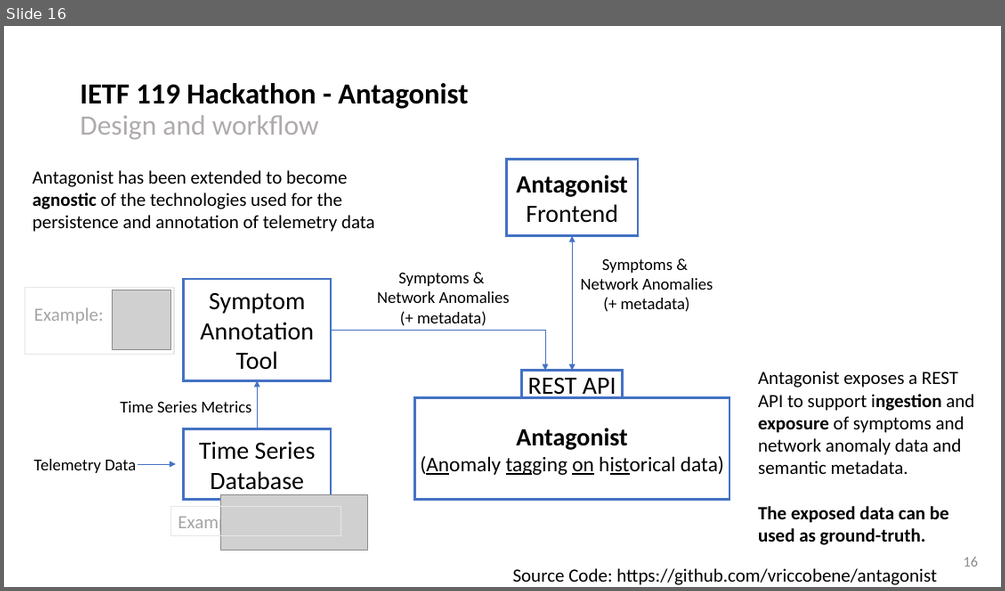
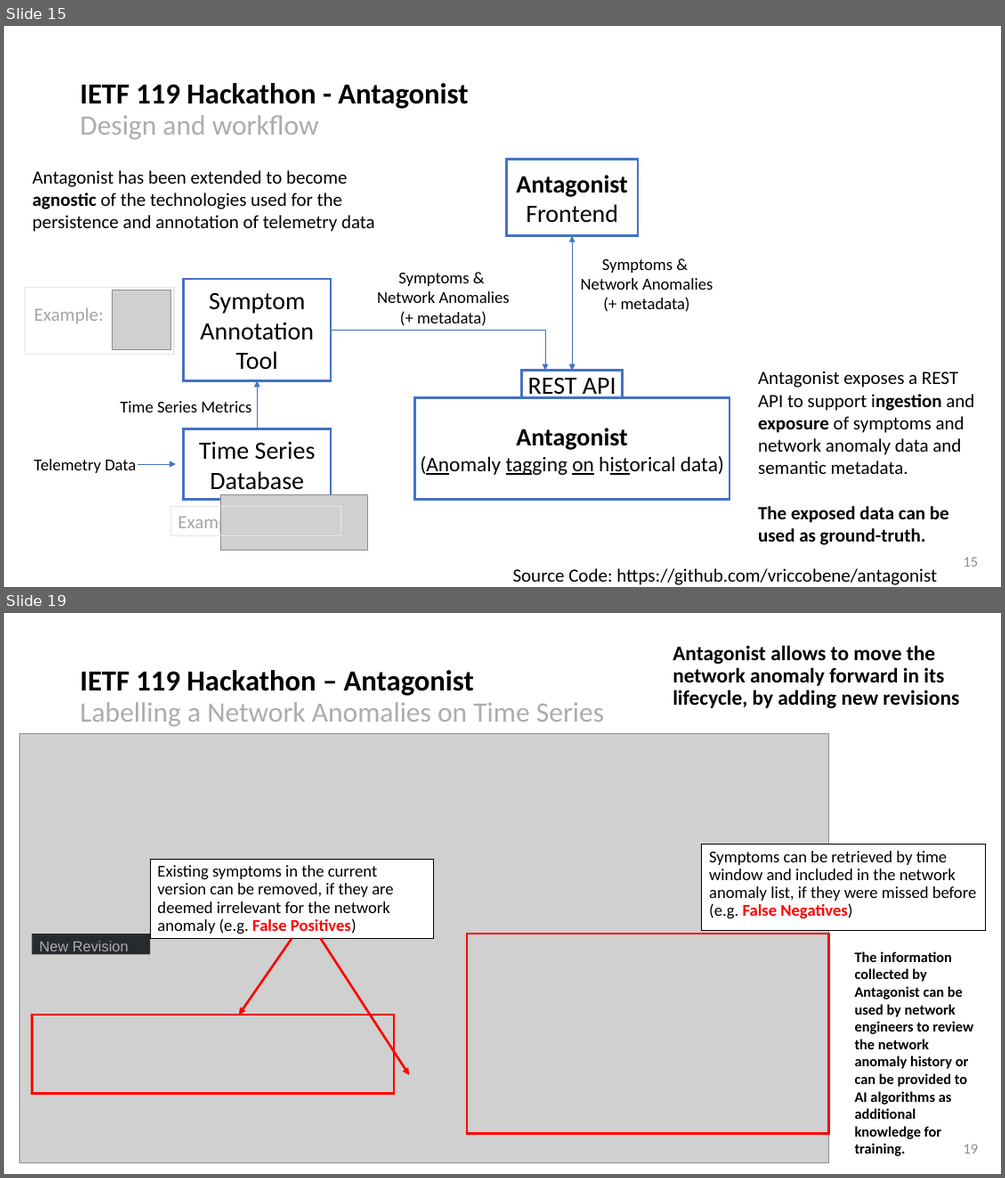
Before and after one commit to network-analytics/ietf-network-analytics-document-status, a slide deck: 119/NMOP/draft-netana-nmop-network-anomaly-semantics-and-lifecycle.pptx. Shown one above the other, each under a label of ours: slide 16 before the commit, slides 15 and 19 after it; the slides between them are not shown. The pictures are 1005x591 and 1005x1178 pixels, drawn with LibreOffice and Linux fonts; fonts in the diff are those of the drawing; grey boxes stand for pictures. Boxes give left, top, right and bottom in pixels: in the first picture for what was removed or moved away, otherwise in the second. Text is boxed around its words. In the diff, an @@ line names an element or a change of style, - is before the commit and + after.

```diff
--- a/119/NMOP/draft-netana-nmop-network-anomaly-semantics-and-lifecycle.pptx
+++ b/119/NMOP/draft-netana-nmop-network-anomaly-semantics-and-lifecycle.pptx
@@ slide 19 added at box(4, 613, 1001, 1174), background #FFFFFF @@
@@ text added at box(672, 645, 959, 708), 20 pt, text #000000, bold @@
+Antagonist allows to move the network anomaly forward in its lifecycle, by adding new revisions
@@ title added at box(80, 670, 604, 726), 27 pt, text #AFABAB @@
+IETF 119 Hackathon – Antagonist
+Labelling a Network Anomalies on Time Series
@@ picture added at box(20, 734, 830, 1163) @@
@@ rectangle added at box(702, 844, 985, 930), fill #FFFFFF, outline #000000 0.75 pt, 16 pt, text #000000 @@
+Symptoms can be retrieved by time window and included in the network anomaly list, if they were missed before (e.g. False Negatives)
@@ rectangle added at box(150, 859, 433, 938), fill #FFFFFF, outline #000000 0.75 pt, 16 pt, text #000000 @@
+Existing symptoms in the current version can be removed, if they are deemed irrelevant for the network anomaly (e.g. False Positives)
@@ rectangle added at box(32, 933, 150, 955), fill #272B30, 14 pt, text #ACABAB @@
+New Revision
@@ arrow added from (291, 938) to (239, 1014), #FF0000 2.25 pt @@
@@ arrow added from (320, 938) to (409, 1075), #FF0000 2.25 pt @@
@@ rectangle added at box(467, 933, 829, 1134), outline #FF0000 2.25 pt @@
@@ text added at box(855, 951, 973, 1156), 14 pt, text #000000, bold @@
+The information collected by Antagonist can be used by network engineers to review the network anomaly history or can be provided to AI algorithms as additional knowledge for training.
@@ rectangle added at box(32, 1014, 394, 1094), outline #FF0000 2.25 pt @@
@@ page number added at box(963, 1143, 979, 1153), 14 pt, text #8C8C8C @@
+19
@@ what was slide 16 is now slide 15 @@
@@ page number at box(963, 556, 979, 566): text changed @@
-16
+15
```
Also in this commit, not shown: 7 slides changed, 2 other slides added, 1 slide removed, 1 other file.
